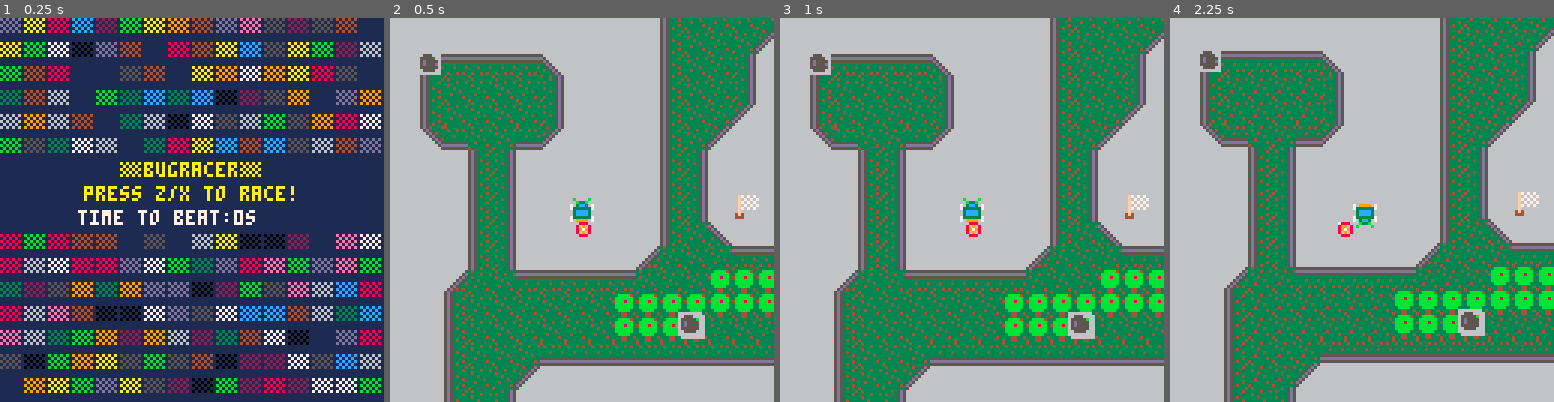
Above: before the commit, frames 1-4 (left to right).
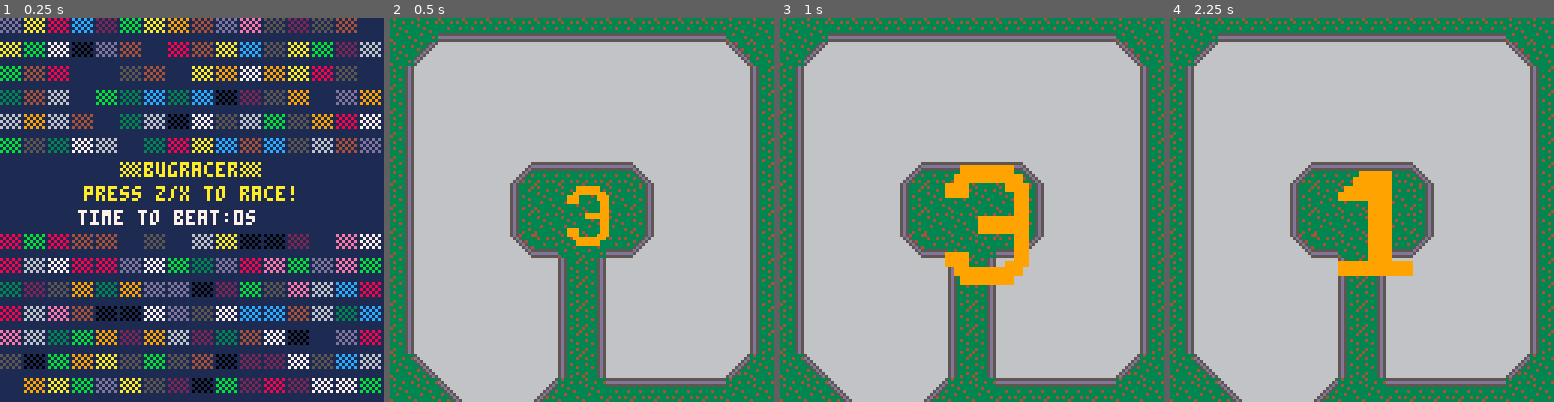
Above: after the commit, the same moments.

Repository: michaelchadwick/game-off-2016
Game: PICO-8 cartridge bugracer.p8
Same seed, same stepped clock (60 frames per second), same inputs: the game is played once before the commit and once after it.
Inputs:
- Up to frame 1 (0.25 s): no input
- Up to frame 2 (0.5 s): tap X (X key) at 0.33 s
- Up to frame 3 (1 s): tap O (Z key) at 0.7 s
- Up to frame 4 (2.25 s): tap X (X key) at 1.07, 1.85 s; hold Right 1.6-2.1 s; tap O (Z key) at 1.7, 2.1 s; hold Up from 2.15 s (still down)

Frame 1 is identical in both runs. In frame 2, 74% of the frame differs, in the area x 0-100%, y 0-100%; in frame 3, 74%; in frame 4, 74%.

Commit message:
added 321go countdown; failed to fix oil slicks and exhaust trails

Diff:
--- a/bugracer.p8
+++ b/bugracer.p8
@@ -29,9 +29,11 @@
 
 --game_states
 state_title=0
-state_play=1
-state_dead=2
-state_win=3
+state_321go=1
+state_play=2
+state_dead=3
+state_win=4
+go_sfx=false
 
 --car class
 car={}
@@ -101,7 +103,8 @@
  if hit_wall then
   self.spd*=-1.5
  elseif hit_oil then
-  self.spd*=-0.5
+  self.spd*=0.5
+  self.x=tx
  else self.x=tx end
 
  --check where car.y is going
@@ -114,7 +117,8 @@
  if hit_wall then
   self.spd*=-1.5
  elseif hit_oil then
-  self.spd*=-0.5
+  self.spd*=0.5
+  self.y=ty
  else self.y=ty end
 
  --end flag
@@ -156,14 +160,18 @@
  og_x=94
  og_y=100
  rot_spd=0.03125
+ zoom3={}
+ zoom2={}
+ zoom1={}
+ zoomg={}
+ zoomg_count=0
+ make_zooms()
  game_state=state_title
 end
 
 function game_init()
  cls()
  t=0
- game_state=state_play
- music(0)
  cam_x=0
  cam_y=0
  exhausts={}
@@ -185,10 +193,12 @@
   rspd=rot_spd
  })
  add(cars,car)
+
+ game_state=state_321go
 end
 
 function valid_oil_coords()
- local sz=8
+ local sz=7
  local x=flr(rnd(wall_r))
  local y=x+sz
 
@@ -204,13 +214,27 @@
     not fget(x+sz,0) and
     not fget(y,0)    and
     not fget(y+sz,0) then
+  printh("new oil-x:"..x.." y:"..y)
   return {x=x,y=y}
  else
+  printh("oil invalid")
   valid_oil_coords()
  end
 end
 
+function make_zooms()
+ add(zoom3,{sp=70,w=2,h=2,
+  dx=64,dy=64,dz=1})
+ add(zoom2,{sp=72,w=2,h=2,
+  dx=64,dy=64,dz=1})
+ add(zoom1,{sp=74,w=2,h=2,
+  dx=64,dy=64,dz=1})
+ add(zoomg,{sp=76,w=2,h=2,
+  dx=64,dy=64,dz=1})
+end
+
 function make_oils()
+ printh("======making oils======")
  oil_count=flr(rnd(10))+5
  for i=1,oil_count do
   add(oils,valid_oil_coords())
@@ -281,7 +305,7 @@
   26,64,7)
 end
 
-function draw_bg()
+function draw_track()
  map(0,0,0,0,64,64)
 end
 
@@ -299,11 +323,64 @@
  log_score(t)
 end
 
+function update_countdown()
+ for zm3 in all(zoom3) do
+  zm3.dz+=0.1
+  zm3.dx=64-(zm3.dz*6)
+  zm3.dy=64-(zm3.dz*6)
+  if zm3.dz>=3 then
+   del(zoom3,zm3)
+  end
+ end
+
+ if #zoom3==0 then
+  for zm2 in all(zoom2) do
+   zm2.dz+=0.1
+   zm2.dx=64-(zm2.dz*6)
+   zm2.dy=64-(zm2.dz*6)
+   if zm2.dz>=3 then
+    del(zoom2,zm2)
+   end
+  end
+ end
+
+ if #zoom2==0 then
+  for zm1 in all(zoom1) do
+   zm1.dz+=0.1
+   zm1.dx=64-(zm1.dz*6)
+   zm1.dy=64-(zm1.dz*6)
+   if zm1.dz>=3 then
+    del(zoom1,zm1)
+   end
+  end
+ end
+
+ if #zoom1==0 then
+  for zmg in all(zoomg) do
+   zmg.dz+=0.5
+   if zmg.dz>=3 then
+    zmg.dz=3
+   end
+   zmg.dx=64-(zmg.dz*6)
+   zmg.dy=64-(zmg.dz*6)
+   zoomg_count+=1
+   if zoomg_count>=20 then
+    del(zoomg,zmg)
+    zoomg_count=0
+    music(0)
+    game_state=state_play
+   end
+  end
+ end
+end
+
 function _update()
  if game_state==state_title then
   if btnp(btn_z) or btnp(btn_x) then
    game_init()
   end
+ elseif game_state==state_321go then
+  update_countdown()
  elseif game_state==state_play then
   cls()
   t+=1
@@ -326,19 +402,74 @@
  end
 end
 
+function draw_zooms()
+ if go_sfx==false then
+  go3_sfx=false go2_sfx=false
+  go1_sfx=false gogo_sfx=false
+  go_sfx=true
+ end
+
+ if go3_sfx==false then
+  sfx(3)
+  go3_sfx=true
+ end
+
+ for zm in all(zoom3) do
+  zspr(zm.sp,zm.w,zm.h,
+   zm.dx,zm.dy,zm.dz)
+ end
+
+ if #zoom3==0 then
+  if go2_sfx==false then
+   sfx(3)
+   go2_sfx=true
+  end
+  for zm in all(zoom2) do
+   zspr(zm.sp,zm.w,zm.h,
+    zm.dx,zm.dy,zm.dz)
+  end
+ end
+
+ if #zoom2==0 then
+  if go1_sfx==false then
+   sfx(3)
+   go1_sfx=true
+  end
+  for zm in all(zoom1) do
+   zspr(zm.sp,zm.w,zm.h,
+    zm.dx,zm.dy,zm.dz)
+  end
+ end
+
+ if #zoom1==0 then
+  if gogo_sfx==false then
+   sfx(4)
+   gogo_sfx=true
+  end
+  for zm in all(zoomg) do
+   zspr(zm.sp,zm.w,zm.h,
+    zm.dx,zm.dy,zm.dz)
+  end
+ end
+end
+
 function _draw()
  if game_state==state_title then
   draw_title()
+ elseif game_state==state_321go then
+  camera(cam_x,cam_y)
+  draw_track()
+  draw_zooms()
  elseif game_state==state_play then
   --basics
   camera(cam_x,cam_y)
-  draw_bg()
+  draw_track()
 
   --exhausts
 	 for ex in all(exhausts) do
 	  circ(ex.x,ex.y,
-	   1.4/(ex.t/2.1),
-	   7+ex.t%3
+	   1.4/(ex.t/2.4),
+	   5+ex.t%3
 	  )
 	 end
 
@@ -434,6 +565,7 @@
  end
 end
 
+--access high score from cart
 function get_high_score()
  a={}
  for i=0,63 do
@@ -449,12 +581,25 @@
  return round(a[#a]/30,2)
 end
 
+--add new high score to cart
 function log_score(new_time)
  for i=0,63 do
   if dget(i) == 0 then
    dset(i,new_time)
   end
  end
+end
+
+--wrapper for zooming sprites
+function zspr(n,w,h,dx,dy,dz)
+ sx=8  * (n % 16)
+ sy=8  * flr(n / 16)
+ sw=8  * w
+ sh=8  * h
+ dw=sw * dz
+ dh=sh * dz
+
+ sspr(sx,sy,sw,sh,dx,dy,dw,dh)
 end
 __gfx__
 0b0000b0000000000000000000000000000000000000000000000000000000000000000000000000000000000000000000000000000000000000000000000000
@@ -490,20 +635,20 @@
 00000000000000000000000000000000000000000000000000000000000000000000000000000000000000000000000000000000000000000000000000000000
 00000000000000000000000000000000000000000000000000000000000000000000000000000000000000000000000000000000000000000000000000000000
 34333333334335d55d543334666666666f7070766666666600000000000000000000000000000000000000000000000000000000000000000000000000000000
-3333433433335d5665d53333666666666f0707076655506600000000000000000000000000000000000000000000000000000000000000000000000000000000
-343333333435d566665d5433666666666f7070706555550600000000000000000000000000000000000000000000000000000000000000000000000000000000
-33343333335d56666665d533666666666f07070765d5550600000000000000000000000000000000000000000000000000000000000000000000000000000000
-3333343335d5666666665d54666666666f70707665d5550600000000000000000000000000000000000000000000000000000000000000000000000000000000
-334333335d566666666665d5666666666f6666666555555600000000000000000000000000000000000000000000000000000000000000000000000000000000
-33333343d56666666666665d666666664f4666666655556600000000000000000000000000000000000000000000000000000000000000000000000000000000
-43333333566666666666666566666666444666666666666600000000000000000000000000000000000000000000000000000000000000000000000000000000
-33bbbb43566666666666666543333333555555550000000000000000000000000000000000000000000000000000000000000000000000000000000000000000
-3bbbbbb3d56666666666665d34334343dddddddd0000000000000000000000000000000000000000000000000000000000000000000000000000000000000000
-4bbb8bb35d566666666665d533333333555555550000000000000000000000000000000000000000000000000000000000000000000000000000000000000000
-3bbbbbb335d5666666665d5333343334333333330000000000000000000000000000000000000000000000000000000000000000000000000000000000000000
-3bbbbbb3335d56666665d53433333333333433340000000000000000000000000000000000000000000000000000000000000000000000000000000000000000
-33bbbb333435d566665d533355555555333333330000000000000000000000000000000000000000000000000000000000000000000000000000000000000000
-3334433433335d5665d54343dddddddd343343430000000000000000000000000000000000000000000000000000000000000000000000000000000000000000
+3333433433335d5665d53333666666666f0707076655506600000999999000000000099999900000000000999900000000999900009999000000000000000000
+343333333435d566665d5433666666666f7070706555550600009999999900000000999999990000000009999900000009999990099999900000000000000000
+33343333335d56666665d533666666666f07070765d5550600099900009990000009990000990000000099999900000009000090090000900000000000000000
+3333343335d5666666665d54666666666f70707665d5550600099900000990000009900000990000000999999900000009000000090000900000000000000000
+334333335d566666666665d5666666666f6666666555555600000000000990000000000000990000000000099900000009000000090000900000000000000000
+33333343d56666666666665d666666664f4666666655556600000000000990000000000009990000000000099900000009000000090000900000000000000000
+43333333566666666666666566666666444666666666666600000009999990000000000009990000000000099900000009000000090000900000000000000000
+33bbbb43566666666666666543333333555555550000000000000009999990000000000099900000000000099900000009009990090000900000000000000000
+3bbbbbb3d56666666666665d34334343dddddddd0000000000000000000990000000000999900000000000099900000009009090090000900000000000000000
+4bbb8bb35d566666666665d533333333555555550000000000000000000990000000009999000000000000099900000009000090090000900000000000000000
+3bbbbbb335d5666666665d5333343334333333330000000000099900000990000000999990000000000000099900000009000090090000900000000000000000
+3bbbbbb3335d56666665d53433333333333433340000000000099900009990000009999900000000000000099900000009000090090000900000000000000000
+33bbbb333435d566665d533355555555333333330000000000009999999900000009999999990000000999999999900009999990099999900000000000000000
+3334433433335d5665d54343dddddddd343343430000000000000999999000000009999999990000000999999999900000999900009999000000000000000000
 43344333433435d55d53333355555555433333330000000000000000000000000000000000000000000000000000000000000000000000000000000000000000
 0000000000000000000000005d533334333435d50000000000000000000000000000000000000000000000000000000000000000000000000000000000000000
 0000000000000000000000005d533343343335d50000000000000000000000000000000000000000000000000000000000000000000000000000000000000000
@@ -598,7 +743,7 @@
 6443434343525454545451434343436340406443434343434343434343434343434343434343434343434343434343630000000000000000000000000000000000000000000000000000000000000000000000000000000000000000000000000000000000000000000000000000000000000000000000000000000000000000
 6443434343634040404064434343436340406443434343434343434343434343525454545454545454545143434343630000000000000000000000000000000000000000000000000000000000000000000000000000000000000000000000000000000000000000000000000000000000000000000000000000000000000000
 6443434343634040404064434343436340404143434352545454545454545454404053535353404050506443434343630000000000000000000000000000000000000000000000000000000000000000000000000000000000000000000000000000000000000000000000000000000000000000000000000000000000000000
-6443434343425340405341434343436340414343434363404040404040404040404143434343424050506443434343630000000000000000000000000000000000000000000000000000000000000000000000000000000000000000000000000000000000000000000000000000000000000000000000000000000000000000
+6443434343425340405341434343436340414343434363404040404040404053534143434343424050506443434343630000000000000000000000000000000000000000000000000000000000000000000000000000000000000000000000000000000000000000000000000000000000000000000000000000000000000000
 6443434343434363644343434343436364434343434342535353404040534143434343434343434240406443434343630000000000000000000000000000000000000000000000000000000000000000000000000000000000000000000000000000000000000000000000000000000000000000000000000000000000000000
 6443434343434363644343434343436364434343434343434343425341434343434352545143434363406443434343630000000000000000000000000000000000000000000000000000000000000000000000000000000000000000000000000000000000000000000000000000000000000000000000000000000000000000
 6443434343434363644343434343436364434343434343434343434343434352545440406443434363406443434343630000000000000000000000000000000000000000000000000000000000000000000000000000000000000000000000000000000000000000000000000000000000000000000000000000000000000000
Not shown, changed: the sound effects (__sfx__) section of bugracer.p8
